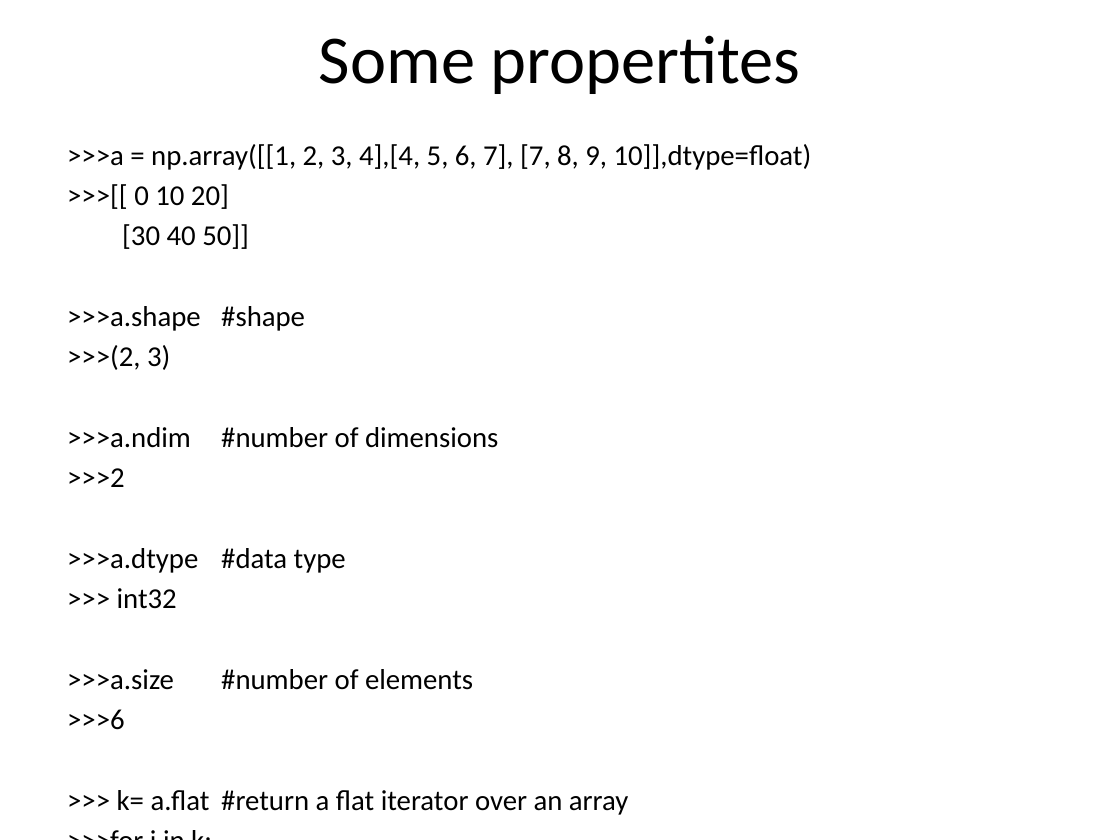
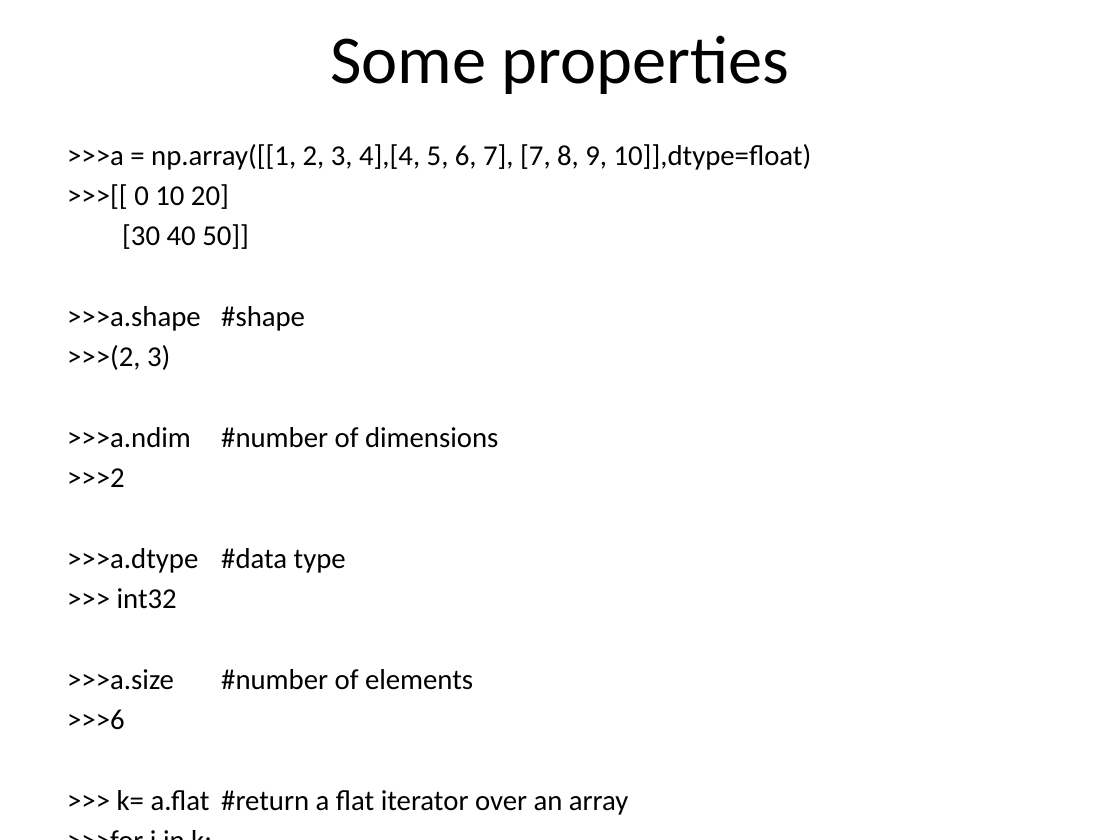
Before and after one commit to puruckertom/esa_python, a slide deck: slide 12 of esa_python_block10_numpy.pptx. Drawn at 1120x840 pixels with LibreOffice and Linux fonts; fonts in the diff are those of the drawing. Boxes give left, top, right and bottom in pixels: in the first picture for what was removed or moved away, otherwise in the second. Text is boxed around its words. In the diff, an @@ line names an element or a change of style, - is before the commit and + after.

```diff
--- a/esa_python_block10_numpy.pptx
+++ b/esa_python_block10_numpy.pptx
@@ title at box(330, 35, 789, 94): text changed @@
-Some propertites
+Some properties
```
Also in this commit, not shown: 2 other slides changed, 2 other files.
